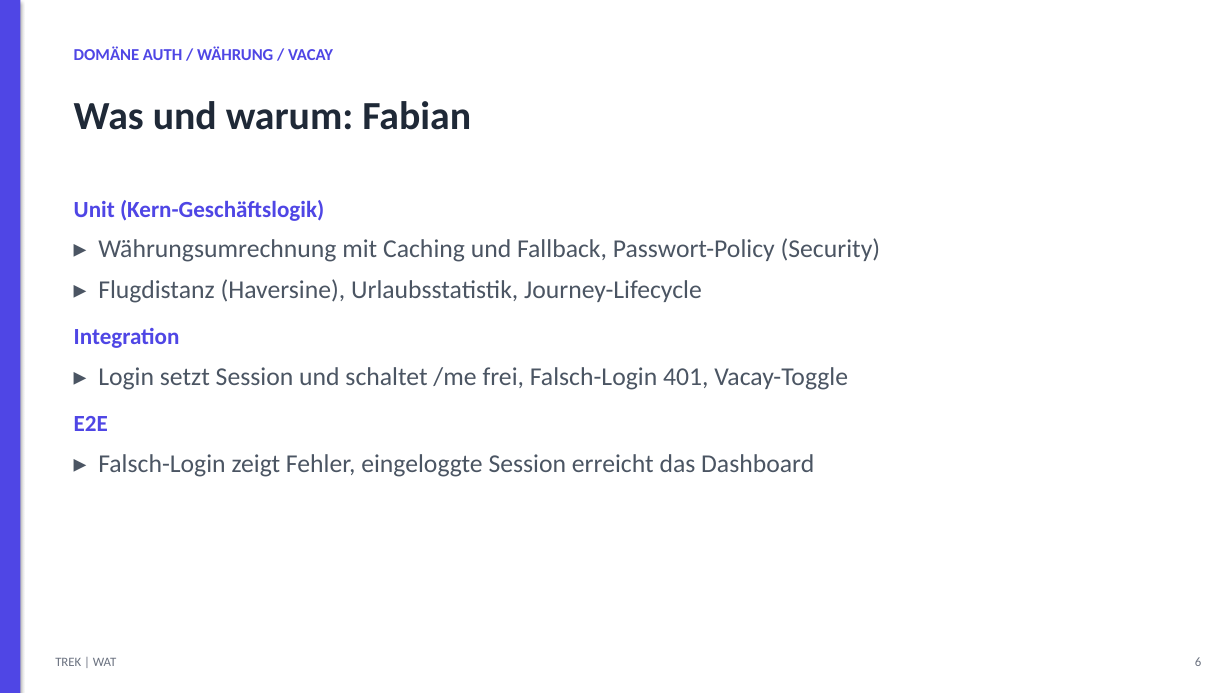
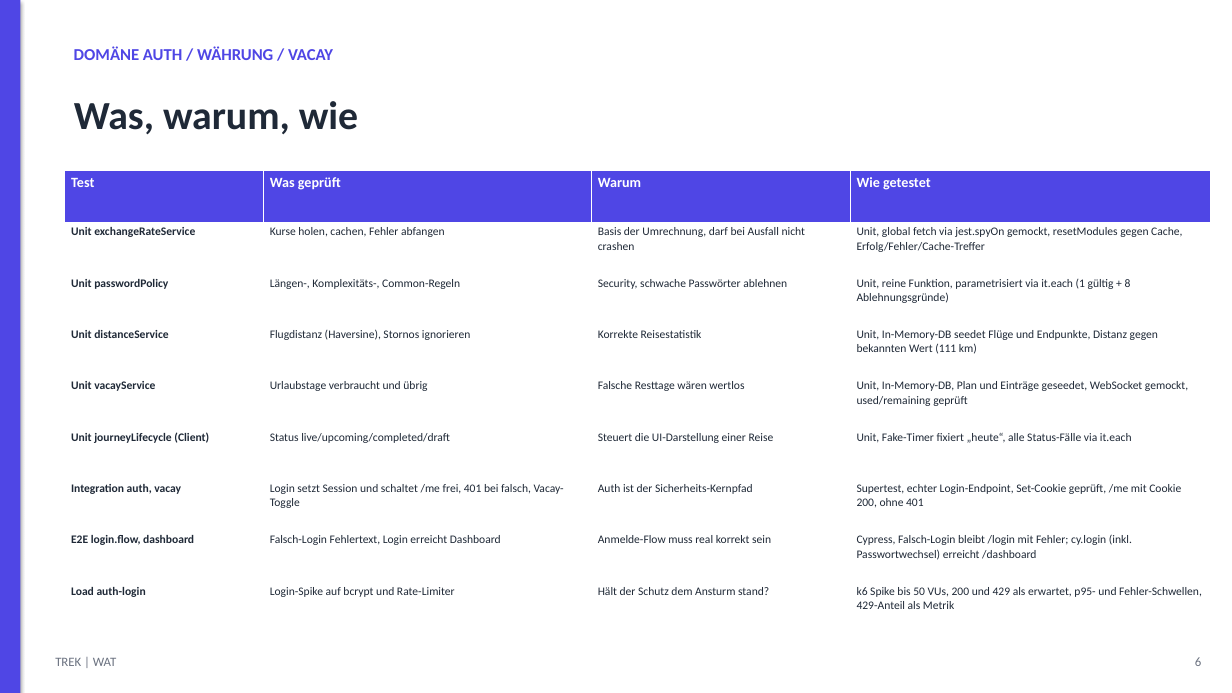
Before and after one commit to luttfab77/TREK-wat4, a slide deck: slide 6 of PRESENTATION.pptx. Drawn at 1232x693 pixels with LibreOffice and Linux fonts; fonts in the diff are those of the drawing. Boxes give left, top, right and bottom in pixels: in the first picture for what was removed or moved away, otherwise in the second. Text is boxed around its words. In the diff, an @@ line names an element or a change of style, - is before the commit and + after.

```diff
--- a/PRESENTATION.pptx
+++ b/PRESENTATION.pptx
@@ text at <box>74,101,358,134</box>: text changed @@
-Was und warum: Fabian
+Was, warum, wie
@@ table added at <box>65,171,1211,633</box>, 9 rows, 4 columns @@
+Test | Was geprüft | Warum | Wie getestet
+Unit exchangeRateService | Kurse holen, cachen, Fehler abfangen | Basis der Umrechnung, darf bei Ausfall nicht crashen | Unit, global fetch via jest.spyOn gemockt, resetModules gegen Cache, Erfolg/Fehler/Cache-Treffer
+Unit passwordPolicy | Längen-, Komplexitäts-, Common-Regeln | Security, schwache Passwörter ablehnen | Unit, reine Funktion, parametrisiert via it.each (1 gültig + 8 Ablehnungsgründe)
+Unit distanceService | Flugdistanz (Haversine), Stornos ignorieren | Korrekte Reisestatistik | Unit, In-Memory-DB seedet Flüge und Endpunkte, Distanz gegen bekannten Wert (111 km)
+Unit vacayService | Urlaubstage verbraucht und übrig | Falsche Resttage wären wertlos | Unit, In-Memory-DB, Plan und Einträge geseedet, WebSocket gemockt, used/remaining geprüft
+Unit journeyLifecycle (Client) | Status live/upcoming/completed/draft | Steuert die UI-Darstellung einer Reise | Unit, Fake-Timer fixiert „heute“, alle Status-Fälle via it.each
+Integration auth, vacay | Login setzt Session und schaltet /me frei, 401 bei falsch, Vacay-Toggle | Auth ist der Sicherheits-Kernpfad | Supertest, echter Login-Endpoint, Set-Cookie geprüft, /me mit Cookie 200, ohne 401
+E2E login.flow, dashboard | Falsch-Login Fehlertext, Login erreicht Dashboard | Anmelde-Flow muss real korrekt sein | Cypress, Falsch-Login bleibt /login mit Fehler; cy.login (inkl. Passwortwechsel) erreicht /dashboard
+Load auth-login | Login-Spike auf bcrypt und Rate-Limiter | Hält der Schutz dem Ansturm stand? | k6 Spike bis 50 VUs, 200 und 429 als erwartet, p95- und Fehler-Schwellen, 429-Anteil als Metrik
@@ text removed at <box>74,200,881,477</box> @@
-Unit (Kern-Geschäftslogik)
-▸ Währungsumrechnung mit Caching und Fallback, Passwort-Policy (Security)
-▸ Flugdistanz (Haversine), Urlaubsstatistik, Journey-Lifecycle
-Integration
-▸ Login setzt Session und schaltet /me frei, Falsch-Login 401, Vacay-Toggle
-E2E
-▸ Falsch-Login zeigt Fehler, eingeloggte Session erreicht das Dashboard
```
Also in this commit, not shown: 7 other slides changed.
